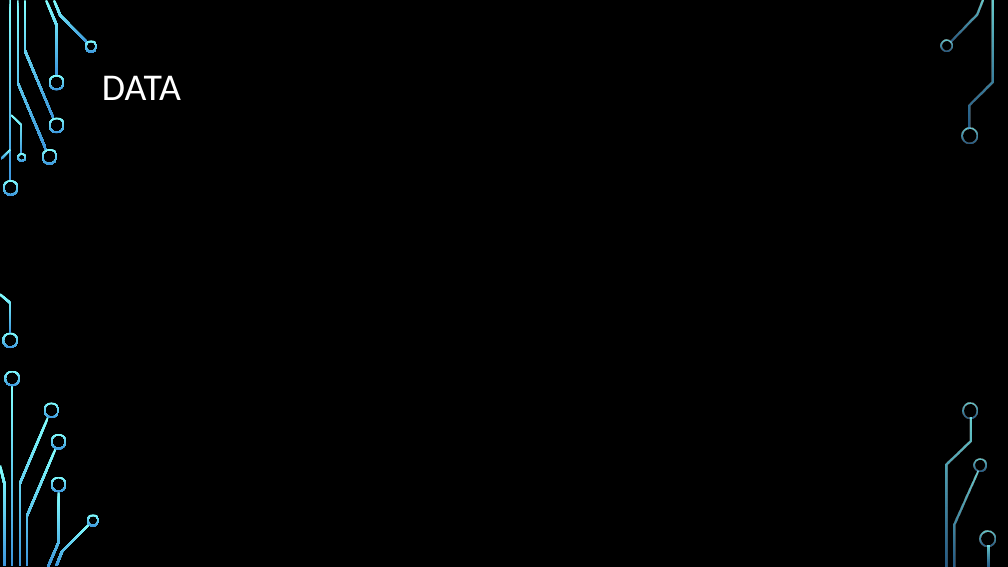
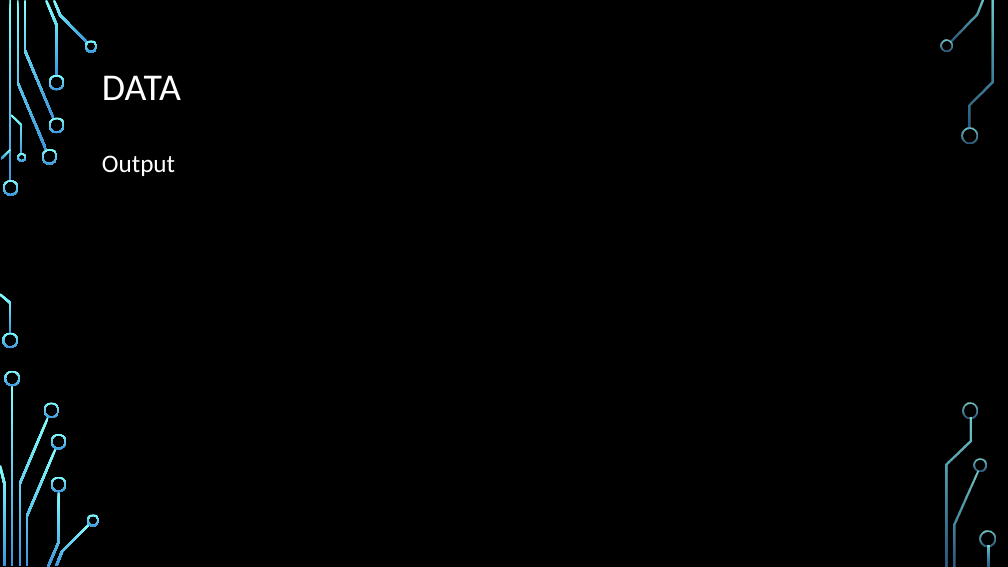
Before and after one commit to DanielHughes1580/Project_4_Group_5, a slide deck: slide 4 of Presentation.pptx (slide 3 before the commit). Drawn at 1008x567 pixels with LibreOffice and Linux fonts; fonts in the diff are those of the drawing; background and template pictures are left out. Boxes give left, top, right and bottom in pixels: in the first picture for what was removed or moved away, otherwise in the second. Text is boxed around its words. In the diff, an @@ line names an element or a change of style, - is before the commit and + after.

```diff
--- a/Presentation.pptx
+++ b/Presentation.pptx
@@ text added at (102,155,175,176), 24 pt, text #FFFFFF @@
+Output
```
Also in this commit, not shown: 5 slides added, 1 slide removed, 16 other files.
